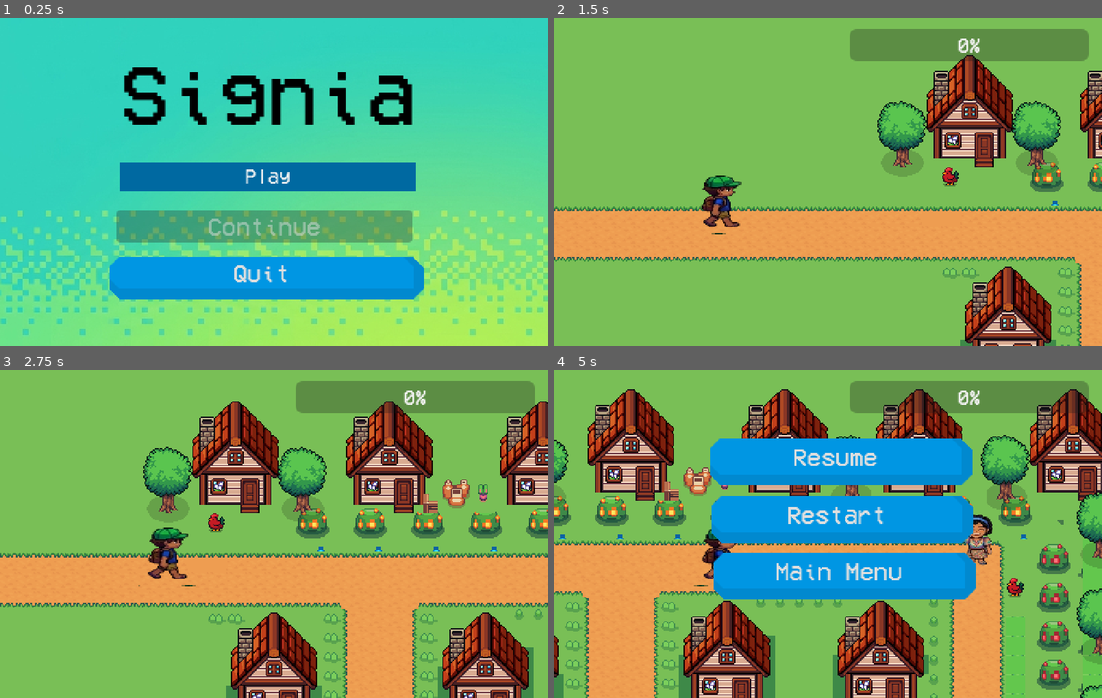
Above: before the commit, frames 1-4 (two rows, left to right).
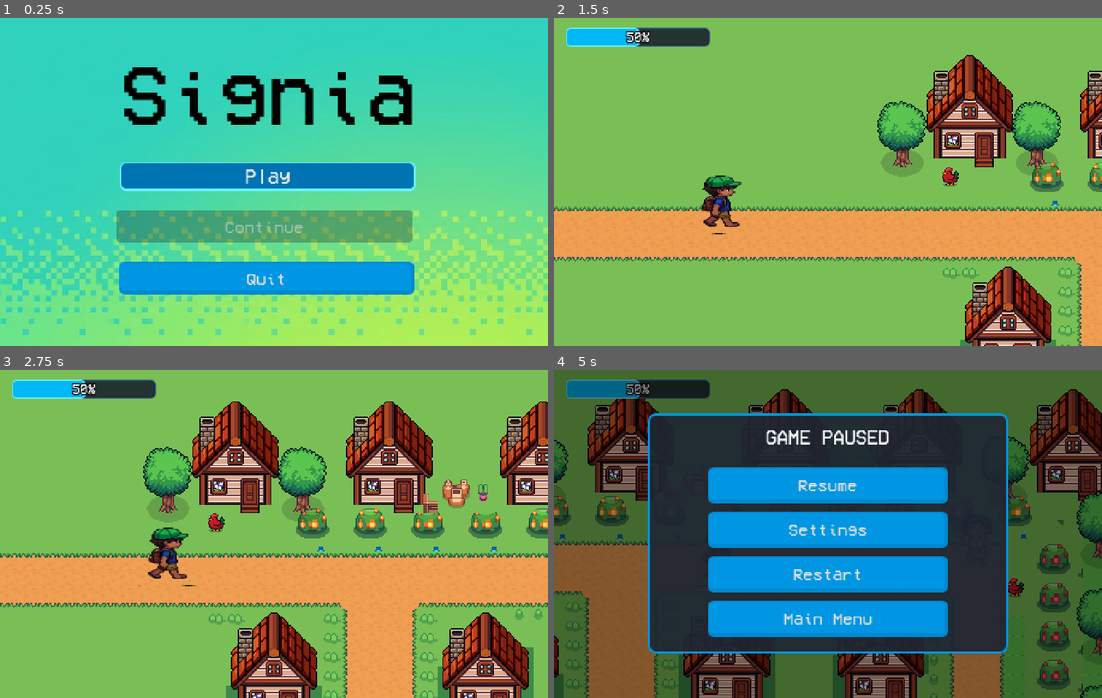
Above: after the commit, the same moments.

Repository: jcaMx/signia-godot
Game: Godot game, scene res://Scenes/Main.tscn
Same seed, same stepped clock (60 frames per second), same inputs: the game is played once before the commit and once after it.
Inputs (mouse positions are in pixels of both pictures, inside the frame that each line leads up to):
- Up to frame 1 (0.25 s): no input
- Up to frame 2 (1.5 s): click "Play" at 0.5 s; tap Enter at 1.25, 1.35 s; move the mouse to (948, 165) at 1.27 s; click (948, 165) at 1.42 s
- Up to frame 3 (2.75 s): tap Space at 1.52, 2.27 s; move the mouse to (164, 550) at 2.02 s; tap Keypad Enter at 2.1 s; click (164, 550) at 2.17 s
- Up to frame 4 (5 s): move the mouse to (882, 461) at 2.77 s; tap Enter at 2.85, 4.35 s; click (882, 461) at 2.92 s; move the mouse to (800, 599) at 3.52 s; tap Keypad Enter at 3.6 s; click (800, 599) at 3.67 s; tap Space at 3.77, 4.52 s; move the mouse to (992, 583) at 4.27 s; click (992, 583) at 4.42 s; tap Escape (pause) at 4.9 s

The runs differ from the first frame. In frame 1, 3.3% of the frame differs, in the area x 20-78%, y 44-86%; in frame 2, 5.8%; in frame 3, 5.7%; in frame 4, 86%, in the area x 0-100%, y 0-100%.

Commit message:
feat: add scene 2 and 3, pause menu UI, dialogues, and associated audio and asset files

Diff:
--- a/Scenes/UI/PauseMenu.tscn
+++ b/Scenes/UI/PauseMenu.tscn
@@ -3,70 +3,164 @@
 [ext_resource type="Script" uid="uid://kr8w8g3cl1m7" path="res://Scripts/pause_menu.gd" id="1_eod5q"]
 [ext_resource type="Theme" uid="uid://cdto336wlv0lp" path="res://new_theme.tres" id="2_n4i8v"]
 
-[sub_resource type="StyleBoxEmpty" id="StyleBoxEmpty_n4i8v"]
+[sub_resource type="StyleBoxFlat" id="StyleBoxFlat_overlay"]
+bg_color = Color(0, 0, 0, 0.45)
+
+[sub_resource type="StyleBoxFlat" id="StyleBoxFlat_panel"]
+bg_color = Color(0.12, 0.15, 0.2, 0.92)
+border_width_left = 2
+border_width_top = 2
+border_width_right = 2
+border_width_bottom = 2
+border_color = Color(0, 0.58, 0.88, 1)
+corner_radius_top_left = 6
+corner_radius_top_right = 6
+corner_radius_bottom_right = 6
+corner_radius_bottom_left = 6
 
 [node name="PauseMenu" type="CanvasLayer" unique_id=1927025640]
 layer = 6
 script = ExtResource("1_eod5q")
 
+[node name="BackgroundOverlay" type="Panel" parent="." unique_id=38491823]
+anchors_preset = 15
+anchor_right = 1.0
+anchor_bottom = 1.0
+grow_horizontal = 2
+grow_vertical = 2
+theme_override_styles/panel = SubResource("StyleBoxFlat_overlay")
+
 [node name="Panel" type="Panel" parent="." unique_id=15674397]
-offset_left = 79.0
-offset_top = 49.0
-offset_right = 379.0
-offset_bottom = 250.0
-theme_override_styles/panel = SubResource("StyleBoxEmpty_n4i8v")
+offset_left = 78.0
+offset_top = 36.0
+offset_right = 378.0
+offset_bottom = 236.0
+theme_override_styles/panel = SubResource("StyleBoxFlat_panel")
 
-[node name="RestartButton" type="Button" parent="Panel" unique_id=2049050427]
+[node name="PauseContainer" type="Control" parent="Panel" unique_id=84739102]
+anchors_preset = 15
+anchor_right = 1.0
+anchor_bottom = 1.0
+grow_horizontal = 2
+grow_vertical = 2
+
+[node name="Title" type="Label" parent="Panel/PauseContainer" unique_id=98471203]
+layout_mode = 0
+offset_left = 20.0
+offset_top = 12.0
+offset_right = 280.0
+offset_bottom = 36.0
+theme = ExtResource("2_n4i8v")
+text = "GAME PAUSED"
+horizontal_alignment = 1
+
+[node name="ResumeButton" type="Button" parent="Panel/PauseContainer" unique_id=1345036322]
 unique_name_in_owner = true
 layout_mode = 0
-offset_left = 60.0
-offset_top = 60.0
-offset_right = 262.0
-offset_bottom = 91.0
+offset_left = 50.0
+offset_top = 45.0
+offset_right = 250.0
+offset_bottom = 75.0
+theme = ExtResource("2_n4i8v")
+text = "Resume"
+
+[node name="SettingsButton" type="Button" parent="Panel/PauseContainer" unique_id=74829301]
+unique_name_in_owner = true
+layout_mode = 0
+offset_left = 50.0
+offset_top = 82.0
+offset_right = 250.0
+offset_bottom = 112.0
+theme = ExtResource("2_n4i8v")
+text = "Settings"
+
+[node name="RestartButton" type="Button" parent="Panel/PauseContainer" unique_id=2049050427]
+unique_name_in_owner = true
+layout_mode = 0
+offset_left = 50.0
+offset_top = 119.0
+offset_right = 250.0
+offset_bottom = 149.0
 theme = ExtResource("2_n4i8v")
 text = "Restart"
 
-[node name="ResumeButton" type="Button" parent="Panel" unique_id=1345036322]
+[node name="MainMenuButton" type="Button" parent="Panel/PauseContainer" unique_id=1725600984]
 unique_name_in_owner = true
 layout_mode = 0
-offset_left = 59.0
-offset_top = 12.0
-offset_right = 261.0
-offset_bottom = 43.0
-theme = ExtResource("2_n4i8v")
-text = "Resume"
-
-[node name="MainMenuButton" type="Button" parent="Panel" unique_id=1725600984]
-unique_name_in_owner = true
-layout_mode = 0
-offset_left = 62.0
-offset_top = 107.0
-offset_right = 264.0
-offset_bottom = 138.0
+offset_left = 50.0
+offset_top = 156.0
+offset_right = 250.0
+offset_bottom = 186.0
 theme = ExtResource("2_n4i8v")
 text = "Main Menu"
 
-[node name="VolumeLabel" type="Label" parent="Panel" unique_id=1967480921]
-unique_name_in_owner = true
+[node name="SettingsContainer" type="Control" parent="Panel" unique_id=59283741]
 visible = false
+anchors_preset = 15
+anchor_right = 1.0
+anchor_bottom = 1.0
+grow_horizontal = 2
+grow_vertical = 2
+
+[node name="SettingsTitle" type="Label" parent="Panel/SettingsContainer" unique_id=48291038]
 layout_mode = 0
-offset_left = 62.0
-offset_top = 145.0
-offset_right = 264.0
-offset_bottom = 161.0
+offset_left = 20.0
+offset_top = 12.0
+offset_right = 280.0
+offset_bottom = 36.0
 theme = ExtResource("2_n4i8v")
-text = "Volume"
+text = "SETTINGS"
 horizontal_alignment = 1
 
-[node name="VolumeSlider" type="HSlider" parent="Panel" unique_id=1981852889]
+[node name="VolumeLabel" type="Label" parent="Panel/SettingsContainer" unique_id=1967480921]
 unique_name_in_owner = true
-visible = false
 layout_mode = 0
-offset_left = 62.0
-offset_top = 165.0
-offset_right = 264.0
-offset_bottom = 181.0
+offset_left = 20.0
+offset_top = 45.0
+offset_right = 280.0
+offset_bottom = 70.0
+theme = ExtResource("2_n4i8v")
+text = "Volume: 50%"
+horizontal_alignment = 1
+
+[node name="VolumeDownButton" type="Button" parent="Panel/SettingsContainer" unique_id=83726194]
+unique_name_in_owner = true
+layout_mode = 0
+offset_left = 35.0
+offset_top = 80.0
+offset_right = 75.0
+offset_bottom = 115.0
+theme = ExtResource("2_n4i8v")
+text = "-"
+
+[node name="VolumeSlider" type="HSlider" parent="Panel/SettingsContainer" unique_id=1981852889]
+unique_name_in_owner = true
+layout_mode = 0
+offset_left = 85.0
+offset_top = 90.0
+offset_right = 215.0
+offset_bottom = 106.0
 theme = ExtResource("2_n4i8v")
 max_value = 1.0
 step = 0.05
 value = 0.5
+
+[node name="VolumeUpButton" type="Button" parent="Panel/SettingsContainer" unique_id=38472910]
+unique_name_in_owner = true
+layout_mode = 0
+offset_left = 225.0
+offset_top = 80.0
+offset_right = 265.0
+offset_bottom = 115.0
+theme = ExtResource("2_n4i8v")
+text = "+"
+
+[node name="SettingsBackButton" type="Button" parent="Panel/SettingsContainer" unique_id=91823746]
+unique_name_in_owner = true
+layout_mode = 0
+offset_left = 50.0
+offset_top = 145.0
+offset_right = 250.0
+offset_bottom = 180.0
+theme = ExtResource("2_n4i8v")
+text = "Back"
--- a/Scenes/UI/progress_bar_ui.tscn
+++ b/Scenes/UI/progress_bar_ui.tscn
@@ -3,32 +3,61 @@
 [ext_resource type="Script" uid="uid://cwfsnhhq5wuiy" path="res://Scripts/progress_bar.gd" id="1_pxnyn"]
 [ext_resource type="FontFile" uid="uid://c0lscnjhbgoll" path="res://Fonts/VCR_OSD_MONO_1.001.ttf" id="2_ay6ds"]
 
-[sub_resource type="Theme" id="Theme_ay6ds"]
+[sub_resource type="StyleBoxFlat" id="StyleBoxFlat_bg"]
+bg_color = Color(0.08, 0.11, 0.16, 0.85)
+border_width_left = 1
+border_width_top = 1
+border_width_right = 1
+border_width_bottom = 1
+border_color = Color(0.2, 0.35, 0.5, 1)
+corner_radius_top_left = 4
+corner_radius_top_right = 4
+corner_radius_bottom_right = 4
+corner_radius_bottom_left = 4
+
+[sub_resource type="StyleBoxFlat" id="StyleBoxFlat_fill"]
+bg_color = Color(0, 0.72, 0.96, 1)
+border_width_left = 1
+border_width_top = 1
+border_width_right = 1
+border_width_bottom = 1
+border_color = Color(0.4, 0.95, 1, 1)
+corner_radius_top_left = 3
+corner_radius_top_right = 3
+corner_radius_bottom_right = 3
+corner_radius_bottom_left = 3
 
 [node name="ProgressBarUI" type="CanvasLayer" unique_id=1086422199]
 script = ExtResource("1_pxnyn")
 
 [node name="ProgressBar" type="ProgressBar" parent="." unique_id=1820571188]
 unique_name_in_owner = true
-anchors_preset = -1
-anchor_left = 0.25877193
-anchor_top = -0.02930403
-anchor_right = -0.004385965
-anchor_bottom = -0.02930403
-offset_left = 248.0
-offset_top = 17.0
-offset_right = 447.0
-offset_bottom = 44.0
-theme = SubResource("Theme_ay6ds")
+offset_left = 10.0
+offset_top = 8.0
+offset_right = 130.0
+offset_bottom = 24.0
+theme_override_colors/font_color = Color(1, 1, 1, 1)
+theme_override_colors/font_outline_color = Color(0, 0, 0, 1)
+theme_override_constants/outline_size = 3
 theme_override_fonts/font = ExtResource("2_ay6ds")
-metadata/_edit_use_anchors_ = true
+theme_override_font_sizes/font_size = 11
+theme_override_styles/background = SubResource("StyleBoxFlat_bg")
+theme_override_styles/fill = SubResource("StyleBoxFlat_fill")
+value = 50.0
 
 [node name="Label" type="Label" parent="ProgressBar" unique_id=1081418376]
 unique_name_in_owner = true
+visible = false
 layout_mode = 1
-anchors_preset = -1
-anchor_left = -0.8292683
-anchor_right = -0.8292683
-offset_right = 149.0
-offset_bottom = 23.0
-metadata/_edit_use_anchors_ = true
+anchors_preset = 15
+anchor_right = 1.0
+anchor_bottom = 1.0
+grow_horizontal = 2
+grow_vertical = 2
+theme_override_colors/font_color = Color(1, 1, 1, 1)
+theme_override_colors/font_outline_color = Color(0, 0, 0, 1)
+theme_override_constants/outline_size = 3
+theme_override_fonts/font = ExtResource("2_ay6ds")
+theme_override_font_sizes/font_size = 11
+horizontal_alignment = 1
+vertical_alignment = 1
--- a/Scenes/UI/ui.tscn
+++ b/Scenes/UI/ui.tscn
@@ -9,6 +9,9 @@
 [ext_resource type="PackedScene" uid="uid://defbujk5e8k6f" path="res://Scenes/UI/ChapterFinished.tscn" id="7_h6tq4"]
 [ext_resource type="PackedScene" uid="uid://dfqi14wigohis" path="res://Scenes/user_input.tscn" id="8_t7te2"]
 [ext_resource type="PackedScene" uid="uid://bi7eyf1ysyqmo" path="res://Scenes/UI/progress_bar_ui.tscn" id="9_mbl0m"]
+[ext_resource type="Theme" uid="uid://cdto336wlv0lp" path="res://new_theme.tres" id="10_theme"]
+[ext_resource type="Texture2D" uid="uid://b87x291n4m650" path="res://UI/icon_pause.png" id="11_pause_icon"]
+[ext_resource type="Texture2D" uid="uid://c983628m4n761" path="res://UI/icon_settings.png" id="12_settings_icon"]
 
 [node name="UI" type="CanvasLayer" unique_id=1134992687]
 script = ExtResource("1_jfwrg")
@@ -38,8 +41,26 @@
 layer = 6
 
 [node name="PauseButton" type="Button" parent="." unique_id=684735467]
-offset_right = 8.0
-offset_bottom = 8.0
+unique_name_in_owner = true
+offset_left = 390.0
+offset_top = 8.0
+offset_right = 416.0
+offset_bottom = 34.0
+theme = ExtResource("10_theme")
+icon = ExtResource("11_pause_icon")
+icon_alignment = 1
+expand_icon = true
+
+[node name="SettingsButton" type="Button" parent="." unique_id=981237465]
+unique_name_in_owner = true
+offset_left = 420.0
+offset_top = 8.0
+offset_right = 446.0
+offset_bottom = 34.0
+theme = ExtResource("10_theme")
+icon = ExtResource("12_settings_icon")
+icon_alignment = 1
+expand_icon = true
 
 [node name="ChapterFinished" parent="." unique_id=1951869854 instance=ExtResource("7_h6tq4")]
 layer = 7
--- a/Scenes/scene_3.tscn
+++ b/Scenes/scene_3.tscn
@@ -19,6 +19,7 @@
 [ext_resource type="Texture2D" uid="uid://bx1wkv1015k36" path="res://Tiles/plaza-tileset1.png" id="15_iituq"]
 [ext_resource type="PackedScene" uid="uid://c81ktnjs7n70g" path="res://Scenes/npc.tscn" id="15_pru5n"]
 [ext_resource type="Texture2D" uid="uid://drt4n5emq4nbm" path="res://Player/Sprites/NPC 1.png" id="16_6he4u"]
+[ext_resource type="PackedScene" uid="uid://c1qtnbx1lt1lk" path="res://Scenes/UI/ui.tscn" id="21_h7rag"]
 [ext_resource type="Texture2D" uid="uid://chm1wcti137ko" path="res://Player/Sprites/npcs 2.png" id="21_qjfui"]
 
 [sub_resource type="TileSetAtlasSource" id="TileSetAtlasSource_pi2fq"]
@@ -10649,3 +10650,7 @@
 texture = ExtResource("16_6he4u")
 hframes = 9
 vframes = 3
+
+[node name="UI" parent="." unique_id=1134992687 instance=ExtResource("21_h7rag")]
+
+[node name="AudioStreamPlayer2D" type="AudioStreamPlayer2D" parent="." unique_id=930460528]
--- a/dialogues/s3_p2.json
+++ b/dialogues/s3_p2.json
@@ -39,7 +39,7 @@
 		"id": 3,
 		"type": "npc",
 		"speaker": "Tindero",
-		"text": "Mabuti! Tingnan mo ang prutas na ito. Anong kulay ito?",
+		"text": "Mabuti! Tingnan mo ang prutas sa gitna. Anong kulay nito?",
 		"choices": [
 			{
 				"text": "RED",
--- a/new_theme.tres
+++ b/new_theme.tres
@@ -4,55 +4,63 @@
 
 [sub_resource type="StyleBoxFlat" id="StyleBoxFlat_mjmdf"]
 content_margin_left = 4.0
-content_margin_top = 4.0
+content_margin_top = 2.0
 content_margin_right = 4.0
-content_margin_bottom = 4.0
+content_margin_bottom = 2.0
 bg_color = Color(0.1, 0.1, 0.1, 0.3)
 corner_radius_top_left = 3
 corner_radius_top_right = 3
 corner_radius_bottom_right = 3
 corner_radius_bottom_left = 3
-corner_detail = 5
 
 [sub_resource type="StyleBoxFlat" id="StyleBoxFlat_72sra"]
-content_margin_left = 4.0
-content_margin_top = 4.0
-content_margin_right = 4.0
-content_margin_bottom = 4.0
+content_margin_left = 2.0
+content_margin_top = 2.0
+content_margin_right = 2.0
+content_margin_bottom = 2.0
 bg_color = Color(1, 1, 1, 0.75)
 draw_center = false
-border_width_left = 2
-border_width_top = 2
+border_width_left = 1
+border_width_top = 1
+border_width_right = 1
+border_width_bottom = 1
+border_color = Color(0.4, 0.95, 1, 1)
+corner_radius_top_left = 4
+corner_radius_top_right = 4
+corner_radius_bottom_right = 4
+corner_radius_bottom_left = 4
+
+[sub_resource type="StyleBoxFlat" id="StyleBoxFlat_amlv4"]
+content_margin_left = 4.0
+content_margin_top = 2.0
+content_margin_right = 4.0
+content_margin_bottom = 2.0
+bg_color = Color(0, 0.45, 0.7, 1)
+border_width_left = 1
+border_width_top = 1
 border_width_right = 2
 border_width_bottom = 2
-corner_radius_top_left = 3
-corner_radius_top_right = 3
-corner_radius_bottom_right = 3
-corner_radius_bottom_left = 3
-corner_detail = 5
-expand_margin_left = 2.0
-expand_margin_top = 2.0
-expand_margin_right = 2.0
-expand_margin_bottom = 2.0
-
-[sub_resource type="StyleBoxFlat" id="StyleBoxFlat_amlv4"]
-bg_color = Color(0, 0.4117647, 0.6313726, 1)
-corner_detail = 1
+border_color = Color(0.4, 0.95, 1, 1)
+corner_radius_top_left = 4
+corner_radius_top_right = 4
+corner_radius_bottom_right = 4
+corner_radius_bottom_left = 4
 
 [sub_resource type="StyleBoxFlat" id="StyleBoxFlat_k8um8"]
-bg_color = Color(5.77569e-06, 0.58696777, 0.8890067, 1)
-border_width_right = 9
-border_width_bottom = 9
-border_color = Color(0.003921569, 0.5372549, 0.8117647, 1)
-corner_radius_top_left = 8
-corner_radius_top_right = 8
-corner_radius_bottom_right = 8
-corner_radius_bottom_left = 8
-corner_detail = 1
-expand_margin_left = 8.0
-expand_margin_top = 4.0
-expand_margin_right = 8.0
-expand_margin_bottom = 4.0
+content_margin_left = 4.0
+content_margin_top = 2.0
+content_margin_right = 4.0
+content_margin_bottom = 2.0
+bg_color = Color(0, 0.586968, 0.889007, 1)
+border_width_left = 1
+border_width_top = 1
+border_width_right = 3
+border_width_bottom = 3
+border_color = Color(0.00392157, 0.537255, 0.811765, 1)
+corner_radius_top_left = 4
+corner_radius_top_right = 4
+corner_radius_bottom_right = 4
+corner_radius_bottom_left = 4
 
 [resource]
 default_font = ExtResource("1_amlv4")
@@ -70,10 +78,10 @@
 Button/colors/icon_normal_color = Color(1, 1, 1, 1)
 Button/colors/icon_pressed_color = Color(1, 1, 1, 1)
 Button/constants/align_to_largest_stylebox = 0
-Button/constants/h_separation = 4
+Button/constants/h_separation = 2
 Button/constants/icon_max_width = 0
 Button/constants/outline_size = 0
-Button/font_sizes/font_size = 20
+Button/font_sizes/font_size = 14
 Button/fonts/font = ExtResource("1_amlv4")
 Button/styles/disabled = SubResource("StyleBoxFlat_mjmdf")
 Button/styles/focus = SubResource("StyleBoxFlat_72sra")
--- a/scripts/pause_menu.gd
+++ b/scripts/pause_menu.gd
@@ -1,10 +1,20 @@
 extends CanvasLayer
 
 @onready var panel = $Panel
-@onready var resume_button = %ResumeButton
-@onready var restart_button = %RestartButton
-@onready var main_menu_button = %MainMenuButton
-@onready var volume_slider = %VolumeSlider
+@onready var pause_container = get_node_or_null("Panel/PauseContainer")
+@onready var settings_container = get_node_or_null("Panel/SettingsContainer")
+
+@onready var resume_button = get_node_or_null("%ResumeButton")
+@onready var settings_button = get_node_or_null("%SettingsButton")
+@onready var restart_button = get_node_or_null("%RestartButton")
+@onready var main_menu_button = get_node_or_null("%MainMenuButton")
+
+@onready var volume_label = get_node_or_null("%VolumeLabel")
+@onready var volume_slider = get_node_or_null("%VolumeSlider")
+@onready var volume_down_button = get_node_or_null("%VolumeDownButton")
+@onready var volume_up_button = get_node_or_null("%VolumeUpButton")
+@onready var settings_back_button = get_node_or_null("%SettingsBackButton")
+
 @onready var main_menu = get_node_or_null("../MainMenu")
 
 
@@ -12,13 +22,31 @@
 	hide()
 	process_mode = Node.PROCESS_MODE_ALWAYS
 
-	resume_button.pressed.connect(_on_resume_pressed)
-	restart_button.pressed.connect(_on_restart_pressed)
-	main_menu_button.pressed.connect(_on_main_menu_pressed)
+	if resume_button != null:
+		resume_button.pressed.connect(_on_resume_pressed)
+	if settings_button != null:
+		settings_button.pressed.connect(_on_settings_button_pressed)
+	if restart_button != null:
+		restart_button.pressed.connect(_on_restart_pressed)
+	if main_menu_button != null:
+		main_menu_button.pressed.connect(_on_main_menu_pressed)
+	if settings_back_button != null:
+		settings_back_button.pressed.connect(_on_settings_back_pressed)
+
+	if volume_down_button != null:
+		volume_down_button.pressed.connect(_on_volume_down_pressed)
+	if volume_up_button != null:
+		volume_up_button.pressed.connect(_on_volume_up_pressed)
+
 	# Initialize slider value based on current audio server volume
 	var current_db = AudioServer.get_bus_volume_db(AudioServer.get_bus_index("Master"))
-	volume_slider.value = db_to_linear(current_db)
-	volume_slider.value_changed.connect(_on_volume_changed)
+	var current_vol = db_to_linear(current_db)
+	if volume_slider != null:
+		volume_slider.value = current_vol
+		volume_slider.value_changed.connect(_on_volume_changed)
+
+	_update_volume_label(current_vol)
+	show_pause_container()
 
 
 func _input(event):
@@ -37,6 +65,13 @@
 
 
 func pause_game():
+	show_pause_container()
+	show()
+	get_tree().paused = true
+
+
+func open_settings():
+	show_settings_container()
 	show()
 	get_tree().paused = true
 
@@ -46,8 +81,30 @@
 	get_tree().paused = false
 
 
+func show_pause_container():
+	if pause_container != null:
+		pause_container.show()
+	if settings_container != null:
+		settings_container.hide()
+
+
+func show_settings_container():
+	if pause_container != null:
+		pause_container.hide()
+	if settings_container != null:
+		settings_container.show()
+
+
 func _on_resume_pressed():
 	resume_game()
+
+
+func _on_settings_button_pressed():
+	show_settings_container()
+
+
+func _on_settings_back_pressed():
+	show_pause_container()
 
 
 func _on_restart_pressed():
@@ -63,11 +120,29 @@
 		push_warning("PauseMenu could not find a MainMenu sibling to reopen.")
 
 
+func _on_volume_down_pressed():
+	if volume_slider != null:
+		volume_slider.value = clamp(volume_slider.value - 0.1, 0.0, 1.0)
+
+
+func _on_volume_up_pressed():
+	if volume_slider != null:
+		volume_slider.value = clamp(volume_slider.value + 0.1, 0.0, 1.0)
+
+
 func _on_volume_changed(value: float):
 	var db_val = linear_to_db(value)
 	AudioServer.set_bus_volume_db(AudioServer.get_bus_index("Master"), db_val)
-	SaveManager.save_data["volume"] = value
-	SaveManager.save_game()
+	_update_volume_label(value)
+	if SaveManager != null and "save_data" in SaveManager and SaveManager.save_data is Dictionary:
+		SaveManager.save_data["volume"] = value
+		if SaveManager.has_method("save_game"):
+			SaveManager.save_game()
+
+
+func _update_volume_label(value: float):
+	if volume_label != null:
+		volume_label.text = "Volume: %d%%" % int(round(value * 100))
 
 
 func _is_main_menu_open() -> bool:
--- a/scripts/ui.gd
+++ b/scripts/ui.gd
@@ -14,6 +14,8 @@
 @onready var main_menu = get_node_or_null("MainMenu")
 @onready var pause_menu = get_node_or_null("PauseMenu")
 @onready var chapter_finished = get_node_or_null("ChapterFinished")
+@onready var pause_button = get_node_or_null("PauseButton")
+@onready var settings_button = get_node_or_null("SettingsButton")
 
 
 func _ready():
@@ -31,6 +33,12 @@
 		narrator_box.name = "NarratorBox"
 		add_child(narrator_box)
 	narrator_box.hide()
+
+	if pause_button != null:
+		pause_button.pressed.connect(_on_pause_button_pressed)
+	if settings_button != null:
+		settings_button.pressed.connect(_on_settings_button_pressed)
+
 	hide()
 
 
@@ -69,6 +77,11 @@
 	elif chapter_finished != null and chapter_finished.visible:
 		menu_open = true
 
+	if pause_button != null:
+		pause_button.visible = not menu_open
+	if settings_button != null:
+		settings_button.visible = not menu_open
+
 	if menu_open:
 		textbox.hide()
 		choicebox.hide()
@@ -81,6 +94,16 @@
 
 	_sync_visible_boxes()
 	_update_dialogue_positions()
+
+
+func _on_pause_button_pressed():
+	if pause_menu != null and pause_menu.has_method("toggle_pause"):
+		pause_menu.toggle_pause()
+
+
+func _on_settings_button_pressed():
+	if pause_menu != null and pause_menu.has_method("open_settings"):
+		pause_menu.open_settings()
 
 
 func _update_dialogue_positions():
Not shown, changed: Scenes/scene_2.tscn
Not shown, added: Sounds/scene_2_bgm.mp3.import
Not shown, added: Sounds/scene_3_bgm.mp3.import
Binary file added: UI/icon_pause.png
Not shown, added: UI/icon_pause.png.import
Binary file added: UI/icon_settings.png
Not shown, added: UI/icon_settings.png.import
Not shown, added: Sounds/scene_2_bgm.mp3
Not shown, added: Sounds/scene_3_bgm.mp3
